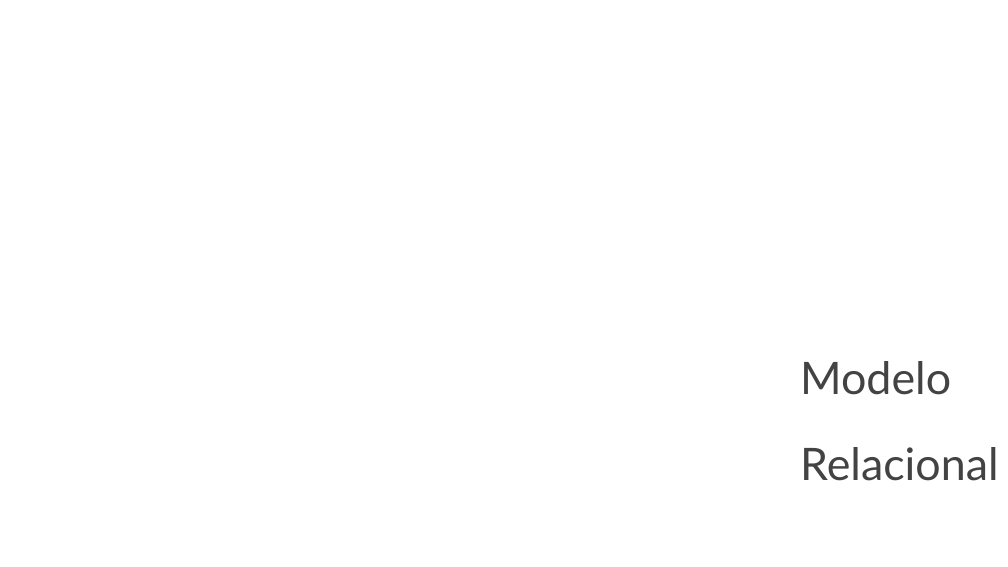
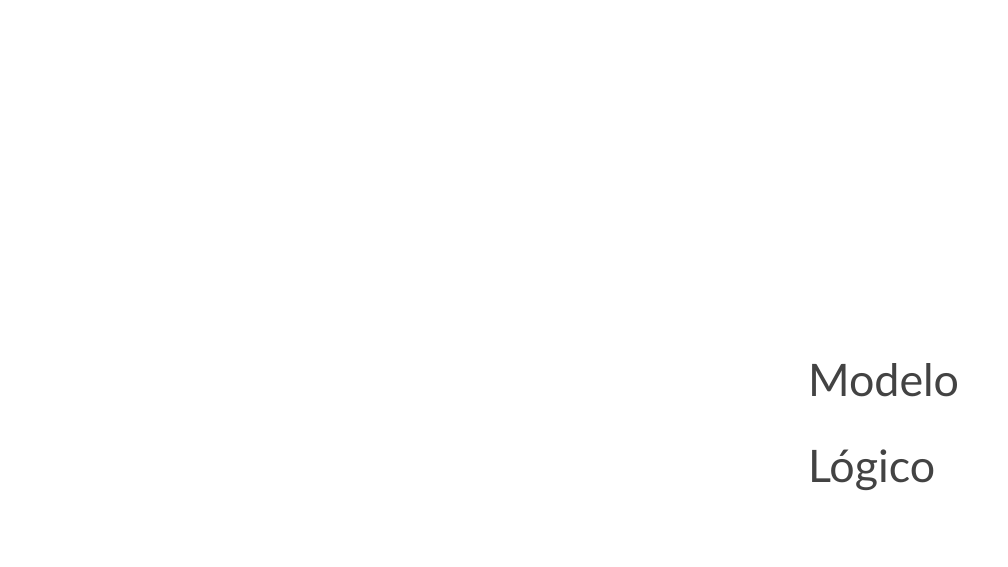
Before and after one commit to RLVM13/Proyecto_SQL, a slide deck: slide 4 of Proyecto 4 BBDD.pptx. Drawn at 1008x567 pixels with LibreOffice and Linux fonts; fonts in the diff are those of the drawing; background and template pictures are left out. Boxes give left, top, right and bottom in pixels: in the first picture for what was removed or moved away, otherwise in the second. Text is boxed around its words. In the diff, an @@ line names an element or a change of style, - is before the commit and + after.

```diff
--- a/Proyecto 4 BBDD.pptx
+++ b/Proyecto 4 BBDD.pptx
@@ text "Modelo": place and size @@
-text "Modelo" at bbox=[800, 361, 998, 481]
+text "Modelo" at bbox=[808, 363, 959, 490]
@@ text at bbox=[808, 449, 935, 490]: text changed @@
-Relacional
+Lógico
```
Also in this commit, not shown: 2 other slides changed.
